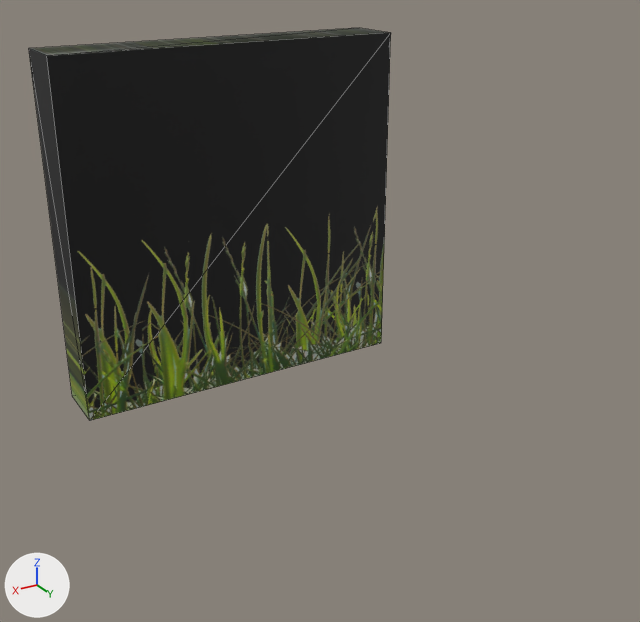
The COLLADA model x64/models/vegetation/grass/grass.dae: old version first, new version second.
One viewpoint serves both versions: a camera (50 mm lens) standing at (2.13, 4.42, 2.5) and looking at (-0.03, 0.81, 0.7). Arrows for +X, +Y and +Z are at lower left; the lights stay in place. Mesh edges are drawn as thin lines. Vertices at the same position are counted once.
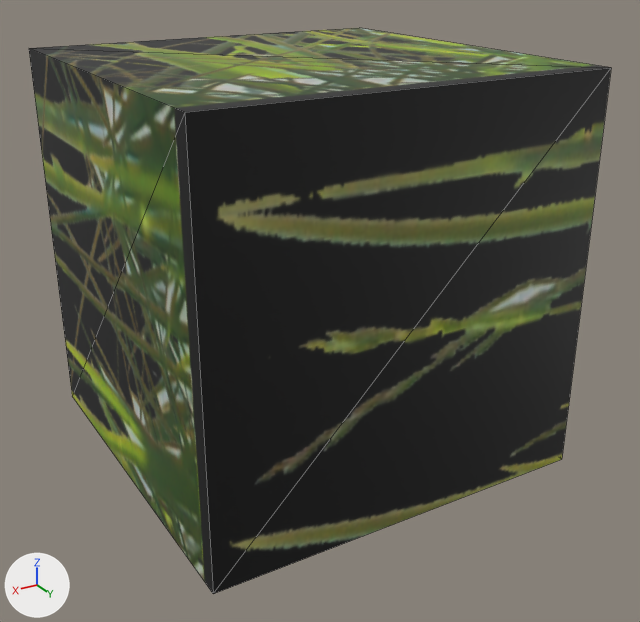
The newer file is also turned or shifted as a whole; pictures and numbers use the older file's frame.

Edits to the bpy script that builds the scene:
```text
Add img_grass_field2_png:
    img_grass_field2_png = load_image('grass_field2.png', 'grass_field2.png', 1028, 1028, 'sRGB')
Add mat_material:
    mat_material = principled_material('Material')
    mat_material.texture = img_grass_field2_png
Change me_cube_001:
    used by ob_cube; location = (0.0, 0.0, 0.0)
    remove me_cube_001.from_pydata(...)  # 8 vertices, 12 faces; spans x -1.0..1.0, y -0.34..0.0, z -0.05..1.95
    remove me_cube_001.materials.append(mat_material_002)  # picture img_grass_field_png_001_png
    add me_cube_001.from_pydata(...)  # 8 vertices, 12 faces; spans x -1.0..1.0, y -0.34..1.66, z -0.05..1.95
    me_cube_001 part 1
    4 vertices are removed from x -1.0..1.0, y 0.0, z -0.05..1.95
    12 faces are deleted
    4 vertices are added at (1.0, 1.66, 1.95), (1.0, 1.66, -0.05), (-1.0, 1.66, 1.95), (-1.0, 1.66, -0.05)
    12 new faces join them
    add me_cube_001.materials.append(mat_material)  # picture img_grass_field2_png
```

Pixel boxes (x1, y1, x2, y2) of what changed, in the pictures (640 x 622 px):
'Cube', reshaped (61% wider, 44% taller)
    before: (29, 28, 391, 421)
    after: (29, 28, 611, 594)
